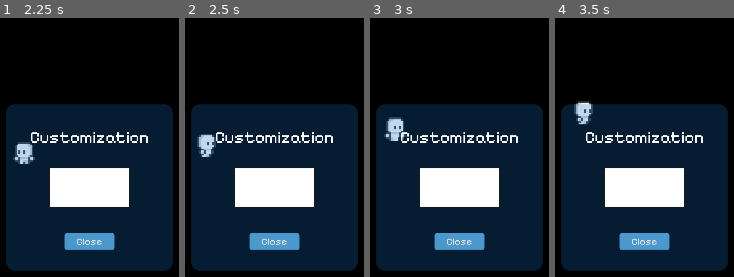
Above: before the commit, frames 1-4 (left to right).
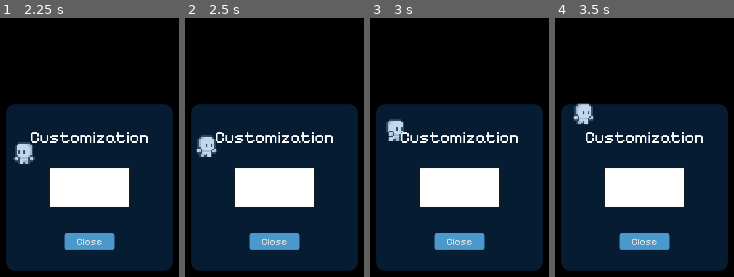
Above: after the commit, the same moments.

Repository: Kittenkween11/Desktop-Pet
Game: Godot game, scene res://Scenes/main.tscn
The game is run twice, just before and just after one commit, with the same random seed, the same clock (stepped at 60 frames per second) and the same inputs.
Inputs:
- Up to frame 1 (2.25 s): tap Enter at 0.5 s
- Up to frame 2 (2.5 s): no input
- Up to frame 3 (3 s): no input
- Up to frame 4 (3.5 s): no input

Frame 1 is identical in both runs. In frame 2, 0.4% of the frame differs, in the area x 6-18%, y 44-54%; in frame 3, 0.5%, in the area x 7-21%, y 38-48%; in frame 4, 0.5%.

Commit message:
Color picker and movement behaviour changes

Diff:
--- a/Scripts/CharacterBehaviour.gd
+++ b/Scripts/CharacterBehaviour.gd
@@ -35,14 +35,14 @@
 		sprite.play("idle")
 
 	await get_tree().create_timer(randf_range(2, 4)).timeout
-	random_walk()
+	movement()
 
 func move_to_position_target(target_pos: Vector2):
 	direction = (target_pos - position).normalized()
 
-func stop():
-	direction = Vector2.ZERO
+func movement():
 	sprite.play("idle")
+	random_walk()
 
 # Customization callbacks
 func _on_color_changed(color: Color):
